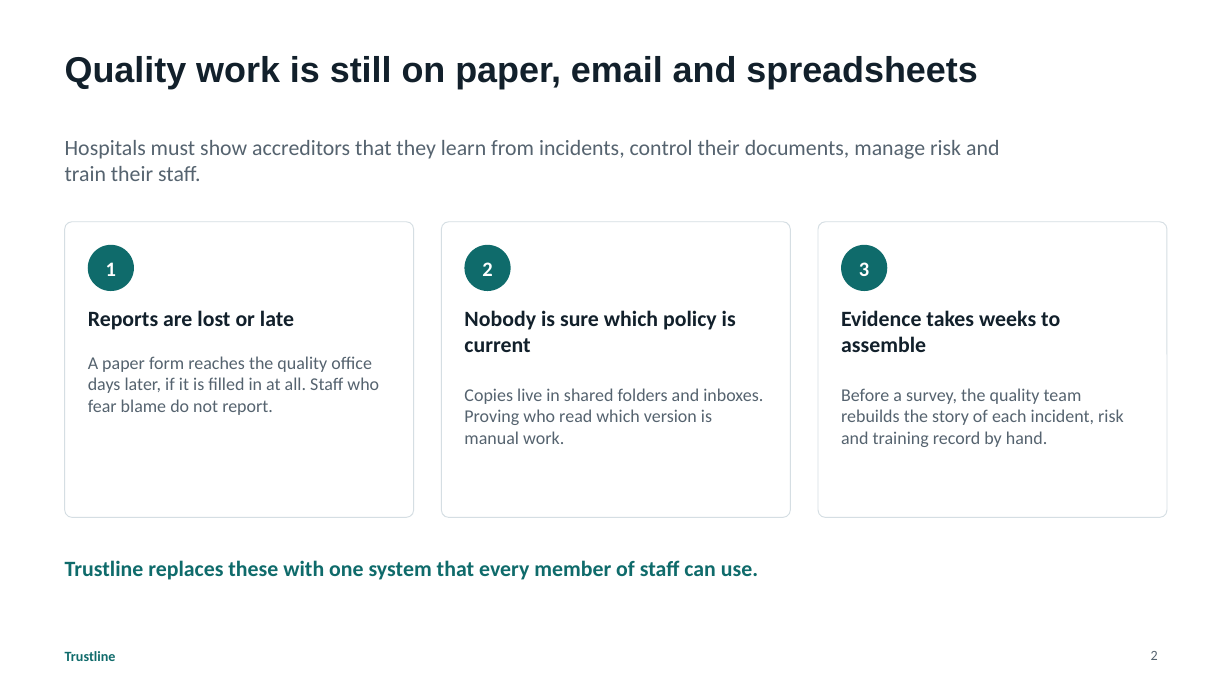
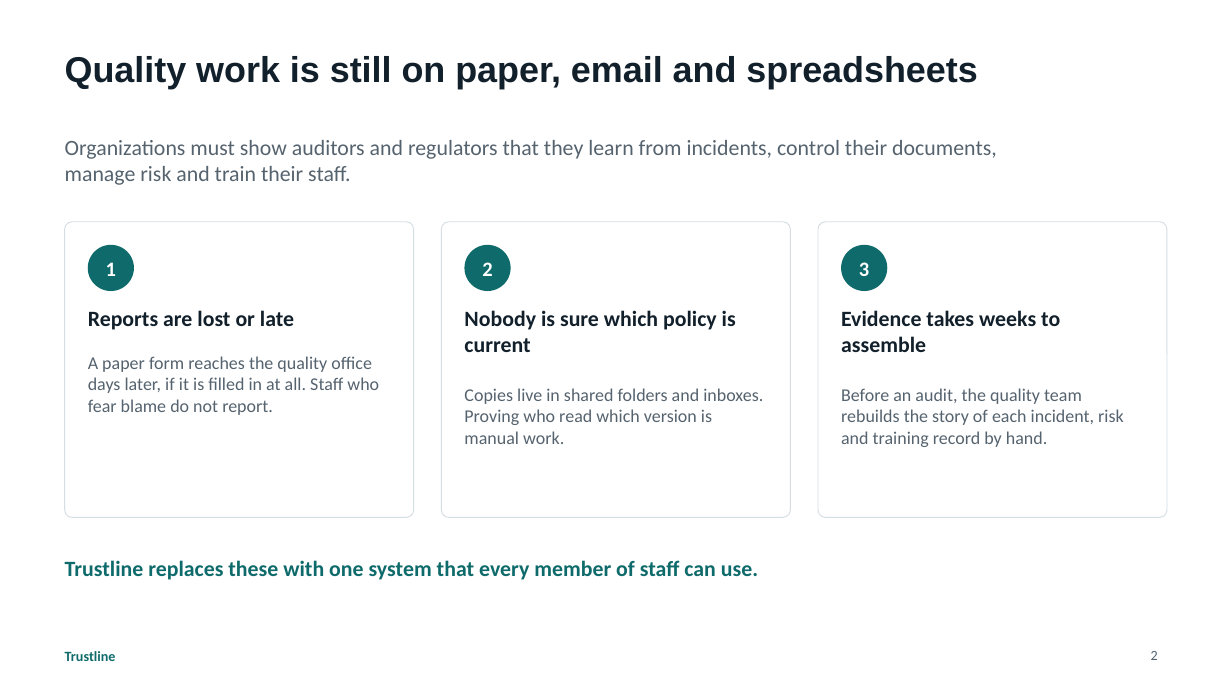
Before and after one commit to husseinalbustany/Trustline, a slide deck: slide 2 of docs/presentations/Trustline-Platform-Overview.pptx. Drawn at 1232x693 pixels with LibreOffice and Linux fonts; fonts in the diff are those of the drawing. Boxes give left, top, right and bottom in pixels: in the first picture for what was removed or moved away, otherwise in the second. Text is boxed around its words. In the diff, an @@ line names an element or a change of style, - is before the commit and + after.

```diff
--- a/docs/presentations/Trustline-Platform-Overview.pptx
+++ b/docs/presentations/Trustline-Platform-Overview.pptx
@@ text at [65,140,997,185]: text changed @@
-Hospitals must show accreditors that they learn from incidents, control their documents, manage risk and train their staff.
+Organizations must show auditors and regulators that they learn from incidents, control their documents, manage risk and train their staff.
@@ text at [841,388,1124,447]: text changed @@
-Before a survey, the quality team rebuilds the story of each incident, risk and training record by hand.
+Before an audit, the quality team rebuilds the story of each incident, risk and training record by hand.
```
Also in this commit, not shown: 16 other slides changed, 10 slides added, 2 other files.
